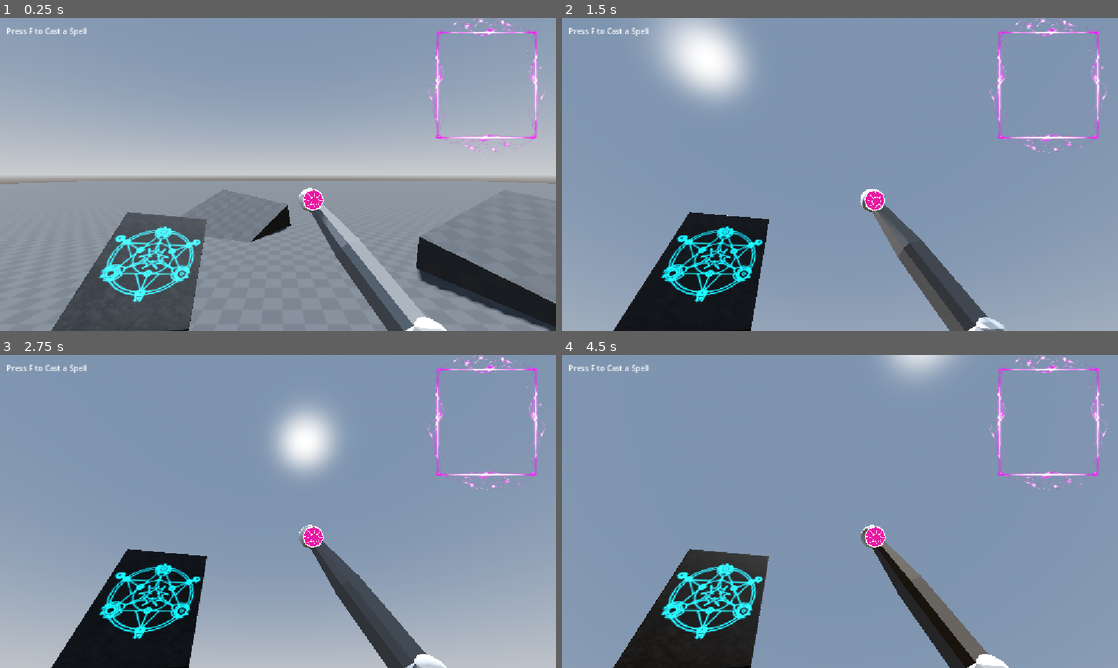
Above: before the commit, frames 1-4 (two rows, left to right).
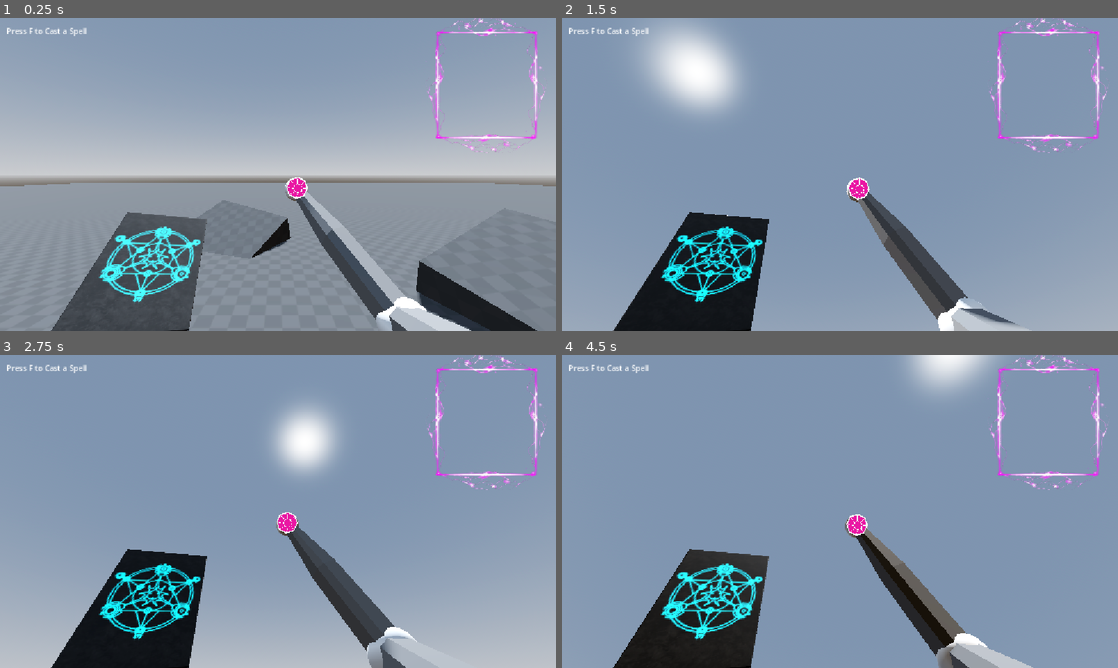
Above: after the commit, the same moments.

Repository: ZeroPowerZero/soul-realm--trail-of-rebirth
Game: Godot game, scene res://scenes/world/World.tscn
The game is run twice, just before and just after one commit, with the same random seed, the same clock (stepped at 60 frames per second) and the same inputs.
Inputs (mouse positions are in pixels of both pictures, inside the frame that each line leads up to):
- Up to frame 1 (0.25 s): no input
- Up to frame 2 (1.5 s): tap F (toggle_spell_mode) at 0.5, 1.25, 1.35 s; move the mouse to (867, 174) at 0.52 s; hold W (move_forward) 0.53-1.28 s; click (867, 174) at 0.6 s; move the mouse to (1045, 83) at 1.27 s; hold S (move_backward) from 1.28 s (still down); click (1045, 83) at 1.42 s
- Up to frame 3 (2.75 s): tap F (toggle_spell_mode) at 2 s; move the mouse to (333, 442) at 2.02 s; release S (move_backward) at 2.03 s; hold D (move_right) from 2.03 s (still down); click (333, 442) at 2.1 s
- Up to frame 4 (4.5 s): tap F (toggle_spell_mode) at 2.75, 2.85, 3.5, 4.25, 4.35 s; move the mouse to (834, 517) at 2.77 s; release D (move_right) at 2.78 s; hold W (move_forward) 2.78-4.28 s; move the mouse to (878, 514) at 3.52 s; click (878, 514) at 3.6 s; move the mouse to (673, 464) at 4.27 s; hold A (move_left) from 4.28 s (still down); click (673, 464) at 4.42 s

The runs differ from the first frame. In frame 1, 8.0% of the frame differs, in the area x 0-100%, y 50-100%; in frame 2, 5.4%; in frame 3, 2.8%; in frame 4, 4.2%.

Commit message:
Refactor player state machine and enhance movement visuals; add camera tilt and gravity effects

Diff:
--- a/scenes/world/World.tscn
+++ b/scenes/world/World.tscn
@@ -63,7 +63,7 @@
 size = Vector3(3, 3, 3)
 
 [node name="player" parent="." unique_id=978608411 instance=ExtResource("2_6eebf")]
-transform = Transform3D(1, 0, 0, 0, 1, 0, 0, 0, 1, -1.0568309, -3.5762787e-07, 2.3150563)
+transform = Transform3D(1, 0, 0, 0, 1, 0, 0, 0, 1, -1.0568309, 0.41606712, 2.3150563)
 
 [node name="CanvasLayer" type="CanvasLayer" parent="." unique_id=1619831602]
 
--- a/scripts/player/player.gd
+++ b/scripts/player/player.gd
@@ -16,8 +16,22 @@
 const SPEED = 5.0
 const JUMP_VELOCITY = 4.5
 var mouse_sens = 0.3
+var gravity = 20
+var is_drawing_spell = false
+var pitch := 0.0
 
-var is_drawing_spell = false
+# WALK BOB
+var bob_time := 0.0
+var bob_frequency := 1.0
+var bob_amplitude := 0.04
+var bob_side_amplitude := 0.04
+
+var bob_smooth := 10.0
+
+# CAMERA TILT
+var tilt_amount := 4.0 # degrees
+var tilt_speed := 6.0
+var current_tilt := 0.0
 
 func _ready():
 	Input.set_mouse_mode(Input.MOUSE_MODE_CAPTURED)
@@ -28,15 +42,23 @@
 	add_child(spell_controller)
 
 func _process(delta):
-	state_machine.update(delta)
+	state_machine._process(delta)
 	handle_spell_mode_toggle()
 
 func _input(event):
 	# Camera is still frozen during spell mode because of "and not is_drawing_spell"
 	if event is InputEventMouseMotion and not is_drawing_spell:
+		# Yaw (left/right)
 		rotate_y(deg_to_rad(-event.relative.x * mouse_sens))
-		head.rotate_x(deg_to_rad(-event.relative.y * mouse_sens))
-		head.rotation.x = clamp(head.rotation.x, deg_to_rad(-89), deg_to_rad(89))
+
+		# 🔥 Pitch (up/down) — controlled manually
+		pitch -= event.relative.y * mouse_sens
+		pitch = clamp(pitch, -89.0, 89.0)
+
+		head.rotation.x = deg_to_rad(pitch)
+		#rotate_y(deg_to_rad(-event.relative.x * mouse_sens))
+		#head.rotate_x(deg_to_rad(-event.relative.y * mouse_sens))
+		#head.rotation.x = clamp(head.rotation.x, deg_to_rad(-89), deg_to_rad(89))
 
 	if event.is_action_pressed("escape_mouse"):
 		Input.set_mouse_mode(Input.MOUSE_MODE_VISIBLE)
@@ -51,6 +73,11 @@
 		get_viewport().warp_mouse(Vector2(clamped_x, clamped_y))
 
 func _physics_process(delta: float) -> void:
+	if not self.is_on_floor():
+		self.velocity.y -= gravity * delta
+	else:
+	# Optional: keep grounded stable
+		self.velocity.y = -1.0
 	state_machine.physics_update(delta)
 
 func _create_new_spell(spell_driver: SpellDriver):
@@ -117,3 +144,46 @@
 
 	if is_drawing_spell and drawing_container:
 		_clamp_mouse_to_canvas()
+
+func apply_walk_visuals(delta, intensity := 1.0):
+	var vel = velocity
+	var horizontal_speed = Vector2(vel.x, vel.z).length()
+
+	# Normalize movement direction
+	var input = Input.get_vector("move_left", "move_right", "move_forward", "move_backward")
+
+	# Speed factor (0 → 1)
+	var speed_factor = clamp(horizontal_speed / input_movement.max_speed, 0, 1)
+
+	# Advance bob time only if moving
+	if speed_factor > 0.1:
+		bob_time += delta * bob_frequency * (0.5 + speed_factor)
+	else:
+		bob_time = 0.0
+
+	# 🎯 STEP-BASED BOB
+	var bob_y = abs(sin(bob_time)) * bob_amplitude * intensity * speed_factor
+	var bob_forward = cos(bob_time) * 0.02 * speed_factor * intensity
+	head.position.z = lerp(head.position.z, bob_forward, bob_smooth * delta)
+
+	# 🎯 SIDE SWAY (based on direction)
+	var side = input.x
+	var bob_x = sin(bob_time * 0.5) * bob_side_amplitude * side * intensity
+
+	## Smooth apply
+	#head.position.y = lerp(head.position.y, bob_y, bob_smooth * delta)
+	#head.position.x = lerp(head.position.x, bob_x, bob_smooth * delta)
+#
+	# 🔥 Pen motion (feels alive)
+	pen_0.position.x = lerp(pen_0.position.x, -bob_x * 1.5, 12 * delta)
+	pen_0.position.y = lerp(pen_0.position.y, -bob_y * 1.2, 12 * delta)
+
+func apply_camera_tilt(delta):
+	var input_x = Input.get_axis("move_left", "move_right")
+	var mouse_tilt = Input.get_last_mouse_velocity().x * 0.01
+
+	var target_tilt = -input_x * tilt_amount - mouse_tilt
+
+	current_tilt = lerp(current_tilt, target_tilt, tilt_speed * delta)
+
+	head.rotation.z = deg_to_rad(current_tilt)
--- a/scripts/player/player_state_machine/idle_state.gd
+++ b/scripts/player/player_state_machine/idle_state.gd
@@ -1,7 +1,7 @@
 class_name idleState
 extends State
 
-func physics_update(delta):
+func physics_update(_delta):
 	if player.is_drawing_spell:
 		state_machine.change_state("SpellState")
 		return
@@ -10,3 +10,7 @@
 
 	if input_vec != Vector2.ZERO:
 		state_machine.change_state("MoveState")
+
+func update(delta):
+	player.apply_walk_visuals(delta, 0.2)
+	player.apply_camera_tilt(delta)
--- a/scripts/player/player_state_machine/move_state.gd
+++ b/scripts/player/player_state_machine/move_state.gd
@@ -9,3 +9,7 @@
 		return
 
 	player.input_movement.move(delta)
+
+func update(delta):
+	player.apply_walk_visuals(delta, 1.0)
+	player.apply_walk_visuals(delta, 1.0)
--- a/scripts/player/player_state_machine/spell_state.gd
+++ b/scripts/player/player_state_machine/spell_state.gd
@@ -11,6 +11,8 @@
 		player.velocity.z = 0
 
 func update(delta):
+	player.apply_walk_visuals(delta, 0.5)
+	player.apply_camera_tilt(delta * 0.5)
 	# if player exits drawing mode → switch state
 	if not player.is_drawing_spell:
 		var input_vec = Input.get_vector("move_left", "move_right", "move_forward", "move_backward")
--- a/scripts/player/player_state_machine/state.gd
+++ b/scripts/player/player_state_machine/state.gd
@@ -11,10 +11,10 @@
 func enter():
 	pass
 
-func update(delta: float):
+func update(_delta: float):
 	pass
 
-func physics_update(delta: float):
+func physics_update(_delta: float):
 	pass
 
 func exit():
